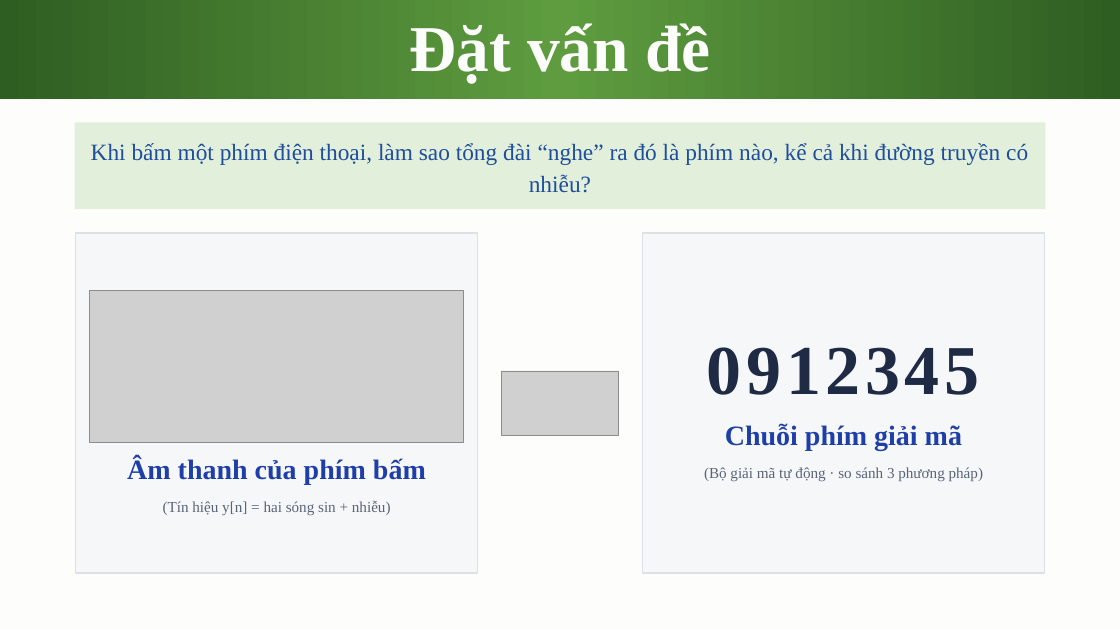
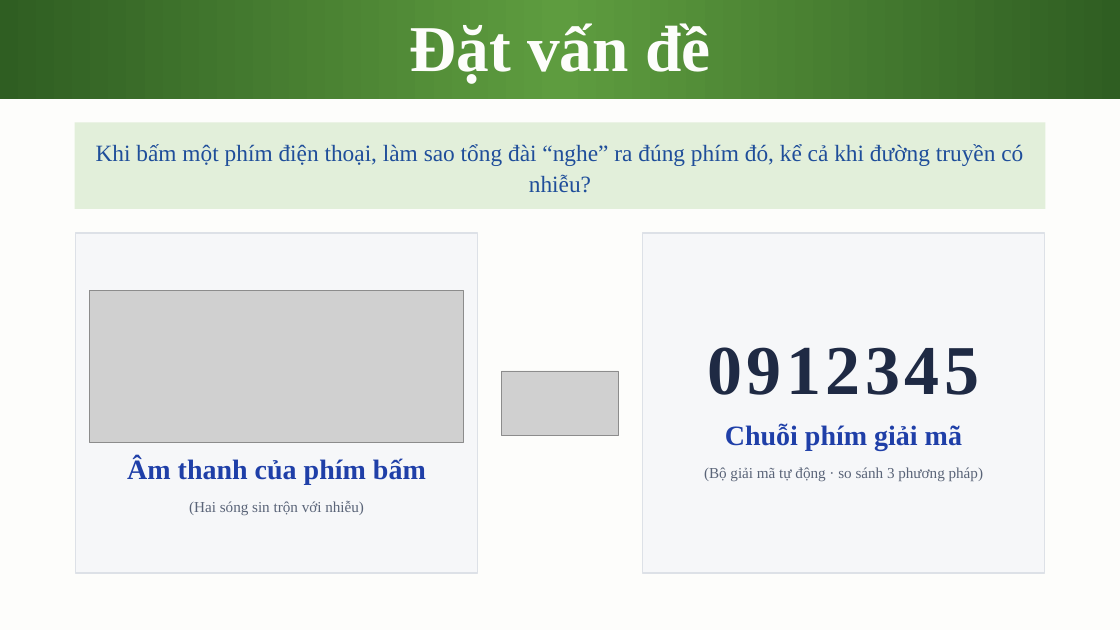
Before and after one commit to AIVIETNAM-AIO-DoHongNhat/DTMF, a slide deck: slide 3 of slides/Hệ thống phát và giải mã tín hiệu DTMF.pptx (slide 2 before the commit). Drawn at 1120x630 pixels with LibreOffice and Linux fonts; fonts in the diff are those of the drawing; grey boxes stand for pictures. Boxes give left, top, right and bottom in pixels: in the first picture for what was removed or moved away, otherwise in the second. Text is boxed around its words. In the diff, an @@ line names an element or a change of style, - is before the commit and + after.

```diff
--- a/slides/Hệ thống phát và giải mã tín hiệu DTMF.pptx
+++ b/slides/Hệ thống phát và giải mã tín hiệu DTMF.pptx
@@ rectangle "Khi bấm một phím điện ...": place and size @@
-rectangle "Khi bấm một phím điện ..." at <box>91,143,1028,193</box>
+rectangle "Khi bấm một phím điện ..." at <box>75,123,1046,209</box>
@@ rectangle "Khi bấm một phím điện ..." at <box>75,123,1046,209</box>: fill none to #E2EFDA @@
@@ rectangle removed at <box>75,123,1046,209</box> @@
@@ text in rectangle at <box>96,144,1023,193</box>: text changed @@
-Khi bấm một phím điện thoại, làm sao tổng đài “nghe” ra đó là phím nào, kể cả khi đường truyền có nhiễu?
+Khi bấm một phím điện thoại, làm sao tổng đài “nghe” ra đúng phím đó, kể cả khi đường truyền có nhiễu?
@@ text at <box>189,501,364,515</box>: text changed @@
-(Tín hiệu y[n] = hai sóng sin + nhiễu)
+(Hai sóng sin trộn với nhiễu)
```
Also in this commit, not shown: 14 other slides changed, 11 slides added, 2 slides removed, 5 other files.
